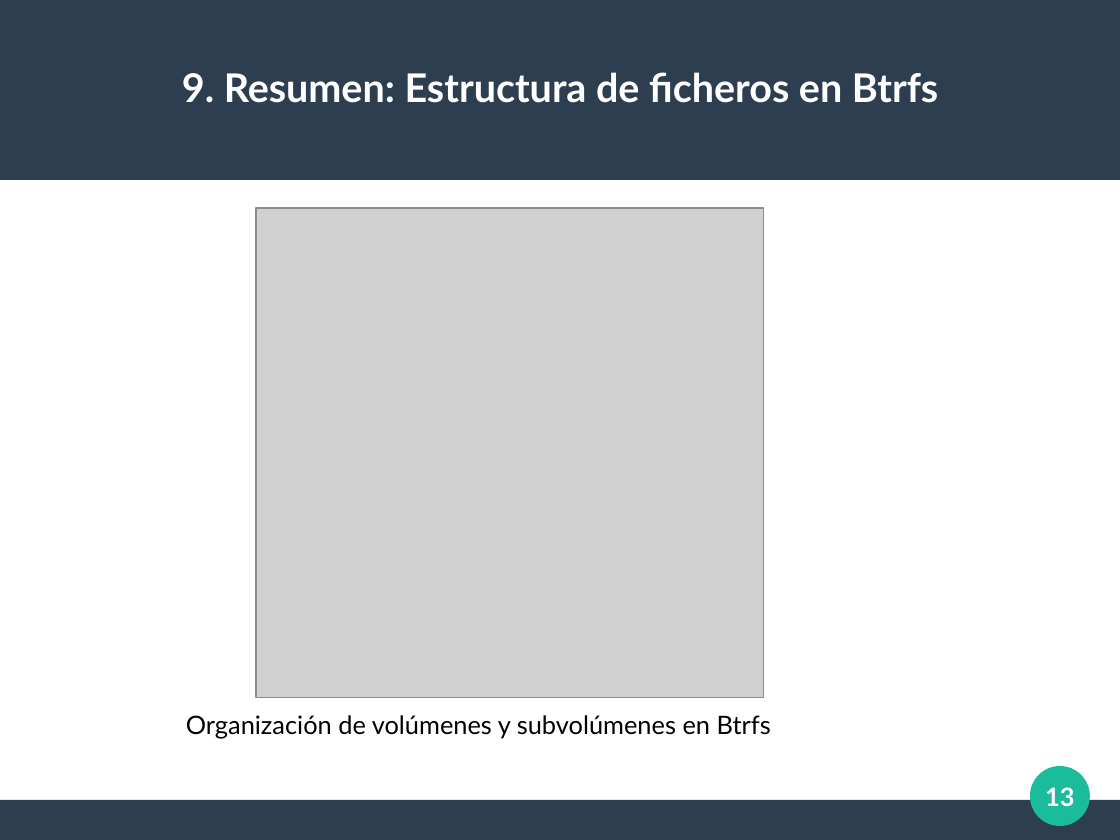
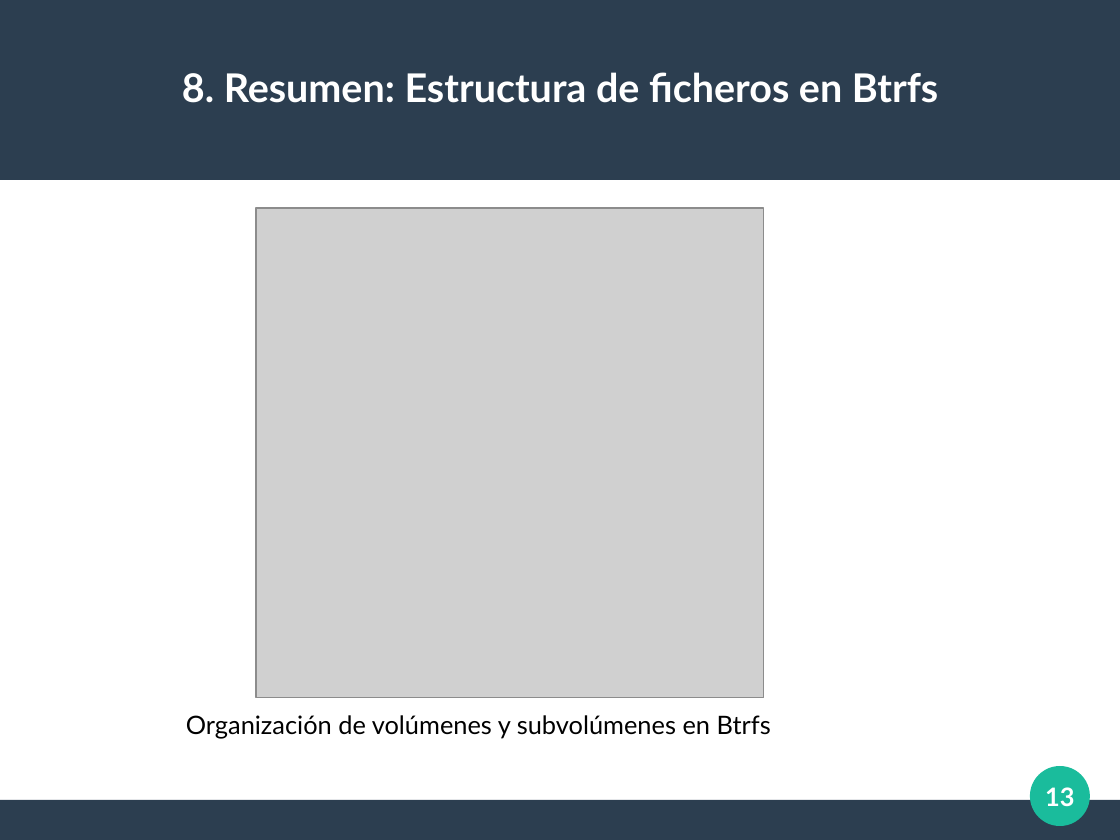
Before and after one commit to AlmuHS/Practicas_AdminServidores, a slide deck: slide 13 of Trabajo_Btrfs/Presentacion_Btrfs.odp. Drawn at 1120x840 pixels with LibreOffice and Linux fonts; fonts in the diff are those of the drawing; grey boxes stand for pictures. Boxes give left, top, right and bottom in pixels: in the first picture for what was removed or moved away, otherwise in the second. Text is boxed around its words. In the diff, an @@ line names an element or a change of style, - is before the commit and + after.

```diff
--- a/Trabajo_Btrfs/Presentacion_Btrfs.odp
+++ b/Trabajo_Btrfs/Presentacion_Btrfs.odp
@@ title at <box>182,72,938,103</box>: text changed @@
-9. Resumen: Estructura de ficheros en Btrfs
+8. Resumen: Estructura de ficheros en Btrfs
```
Also in this commit, not shown: 14 other slides changed.
